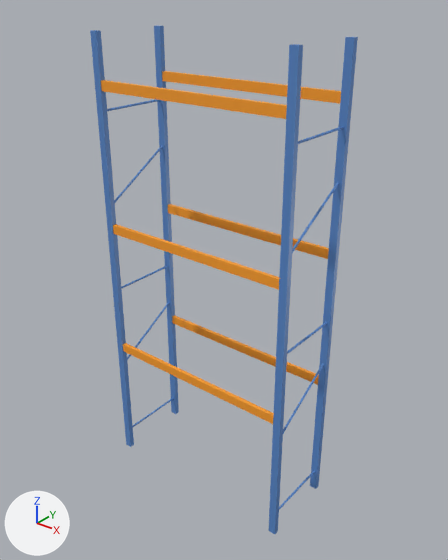
Renders of the glTF model modules/assets/internal/models/industrial/industrial.racking.empty_1.glb from each side of a commit.
Camera for both pictures: a 50 mm camera at (4.54, -5.54, 6.53) aimed at (0.05, 0.07, 3.05). Arrows for +X, +Y and +Z are at lower left; the lights stay in place. The picture after the commit comes second.

Before the edit, the objects in view are built like this:
```python
mat_hivis_orange = principled_material('hivis_orange')
mat_hivis_orange.base_color = (1.0, 0.35, 0.02)  # orange #ffa027
mat_hivis_orange.roughness = 0.6
mat_plastic_blue = principled_material('plastic_blue')
mat_plastic_blue.base_color = (0.1, 0.25, 0.6)  # blue #5989cb
mat_plastic_blue.roughness = 0.4
me_main__hivis_orange = bpy.data.meshes.new('main__hivis_orange')
me_main__hivis_orange.from_pydata(...)  # a box spanning x -1.3..1.3, y -0.54..-0.49, z 1.74..1.86; a box spanning x -1.3..1.3, y 0.49..0.54, z 1.74..1.86; a box spanning x -1.3..1.3, y -0.54..-0.49, z 3.54..3.66; a box spanning x -1.3..1.3, y 0.49..0.54, z 3.54..3.66; a box spanning x -1.3..1.3, y -0.54..-0.49, z 5.34..5.46; a box spanning x -1.3..1.3, y 0.49..0.54, z 5.34..5.46
me_main__hivis_orange.materials.append(mat_hivis_orange)  # orange #ffa027
me_main__plastic_blue = bpy.data.meshes.new('main__plastic_blue')
me_main__plastic_blue.from_pydata(...)  # 132 vertices, 208 faces; spans x -1.4..1.4, y -0.55..0.55, z 0.0..6.0
me_main__plastic_blue.materials.append(mat_plastic_blue)  # blue #5989cb
ob_main__hivis_orange = bpy.data.objects.new('main__hivis_orange', me_main__hivis_orange)
ob_main__hivis_orange.location = (0.0, 0.0, 0.0)
ob_main__plastic_blue = bpy.data.objects.new('main__plastic_blue', me_main__plastic_blue)
ob_main__plastic_blue.location = (0.0, 0.0, 0.0)
```
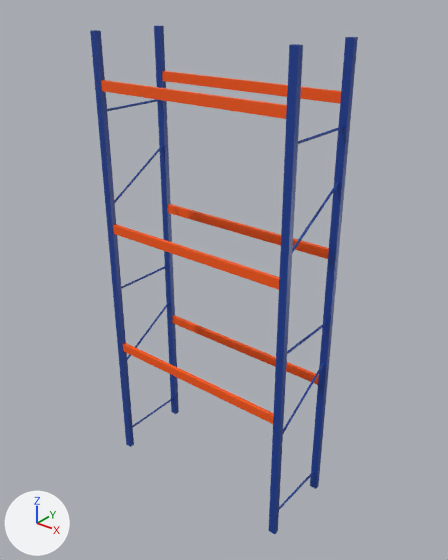
Location of each change, (x1, y1, x2, y2) in pixels of the pictures (448 x 560 px):
'main__plastic_blue', recoloured: (90, 25, 358, 534) in both
'main__hivis_orange', recoloured: (101, 71, 341, 424) in both

The change, as a diff of the scene's bpy script:
```diff
--- a/modules/assets/internal/models/industrial/industrial.racking.empty_1.glb.py
+++ b/modules/assets/internal/models/industrial/industrial.racking.empty_1.glb.py
@@ mat_hivis_orange @@
 mat_hivis_orange = principled_material('hivis_orange')
-mat_hivis_orange.base_color = (1.0, 0.35, 0.02)  # orange #ffa027
+mat_hivis_orange.base_color = (1.0, 0.101, 0.0015)  # orange #ff5905
 mat_hivis_orange.roughness = 0.6
@@ mat_plastic_blue @@
 mat_plastic_blue = principled_material('plastic_blue')
-mat_plastic_blue.base_color = (0.1, 0.25, 0.6)  # blue #5989cb
+mat_plastic_blue.base_color = (0.01, 0.0509, 0.319)  # blue #194099
 mat_plastic_blue.roughness = 0.4
```
